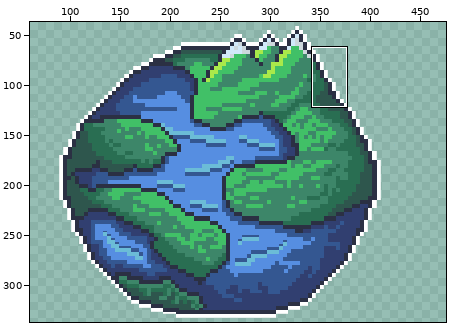
Two versions of one sprite sheet, 4-default-frames/moving_0.png. Above, an overview of the earlier version with the close-up marked.
Close-up. Before:
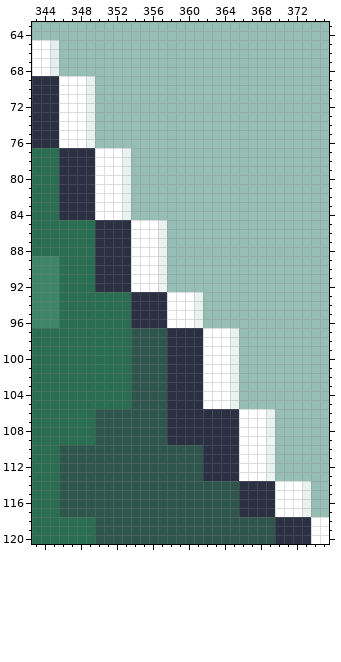
The file is 500x402 pixels. Pixels under 10% opacity are left out. Colours within 5 levels of each other are drawn and written as one. Shown: x 343..375, y 63..120. The wide view leaves out empty margins. The commit also changed other parts of the picture, which this record leaves out.
The result:
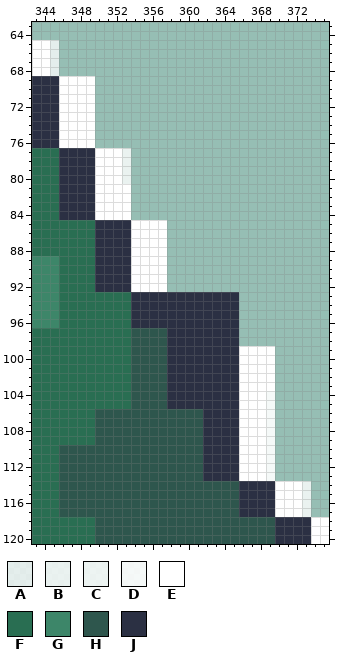
Palette (. is transparent): A #ffffffbe  B #ffffffcd  C #ffffffd3  D #ffffffe6  E #ffffff  F #296e52  G #3d8669  H #2e564d  J #2b3043
Difference:
@@ x 347..351 @@
  68 .....
- 69 EEB..
- 70 EEB..
- 71 EEB..
- 72 EEB..
- 73 EEB..
- 74 EEB..
- 75 EEB..
- 76 EEC..
+ 69 EEE..
+ 70 EEE..
+ 71 EEE..
+ 72 EEE..
+ 73 EEE..
+ 74 EEE..
+ 75 EEE..
+ 76 EEE..
  77 JJJEE
@@ x 351..371 @@
  80 EEB..................
- 81 EEB..................
- 82 EEB..................
- 83 EEB..................
- 84 EEB..................
- 85 JJJEEEB..............
- 86 JJJEEEB..............
- 87 JJJEEEB..............
- 88 JJJEEEB..............
- 89 JJJEEEB..............
- 90 JJJEEEB..............
- 91 JJJEEEB..............
- 92 JJJEEEC..............
- 93 FFFJJJJEEEB..........
- 94 FFFJJJJEEEB..........
- 95 FFFJJJJEEEB..........
- 96 FFFJJJJEEEC..........
- 97 FFFHHHHJJJJEEEB......
- 98 FFFHHHHJJJJEEEB......
- 99 FFFHHHHJJJJEEEC......
-100 FFFHHHHJJJJEEEB......
-101 FFFHHHHJJJJEEEB......
-102 FFFHHHHJJJJEEEB......
-103 FFFHHHHJJJJEEEB......
-104 FFFHHHHJJJJEEEB......
-105 FFFHHHHJJJJEEEB......
-106 HHHHHHHJJJJJJJJEEEB..
-107 HHHHHHHJJJJJJJJEEEB..
-108 HHHHHHHJJJJJJJJEEEB..
-109 HHHHHHHJJJJJJJJEEEC..
-110 HHHHHHHHHHHJJJJEEEB..
-111 HHHHHHHHHHHJJJJEEEB..
-112 HHHHHHHHHHHJJJJEEEB..
-113 HHHHHHHHHHHJJJJEEEC..
+ 81 EEE..................
+ 82 EEE..................
+ 83 EEE..................
+ 84 EEE..................
+ 85 JJJEEEE..............
+ 86 JJJEEEE..............
+ 87 JJJEEEE..............
+ 88 JJJEEEE..............
+ 89 JJJEEEE..............
+ 90 JJJEEEE..............
+ 91 JJJEEEE..............
+ 92 JJJEEEE..............
+ 93 FFFJJJJJJJJJJJJ......
+ 94 FFFJJJJJJJJJJJJ......
+ 95 FFFJJJJJJJJJJJJ......
+ 96 FFFJJJJJJJJJJJJ......
+ 97 FFFHHHHJJJJJJJJ......
+ 98 FFFHHHHJJJJJJJJ......
+ 99 FFFHHHHJJJJJJJJEEEE..
+100 FFFHHHHJJJJJJJJEEEE..
+101 FFFHHHHJJJJJJJJEEEE..
+102 FFFHHHHJJJJJJJJEEEE..
+103 FFFHHHHJJJJJJJJEEEE..
+104 FFFHHHHJJJJJJJJEEED..
+105 FFFHHHHJJJJJJJJEEED..
+106 HHHHHHHHHHHJJJJEEED..
+107 HHHHHHHHHHHJJJJEEED..
+108 HHHHHHHHHHHJJJJEEED..
+109 HHHHHHHHHHHJJJJEEED..
+110 HHHHHHHHHHHJJJJEEED..
+111 HHHHHHHHHHHJJJJEEED..
+112 HHHHHHHHHHHJJJJEEED..
+113 HHHHHHHHHHHJJJJEEED..
 114 HHHHHHHHHHHHHHHJJJJEE
Boxes around the changes in both close-ups, in picture pixels (x1, y1, x2, y2):
changed: (86, 76, 95, 148)
changed: (122, 184, 275, 481)
